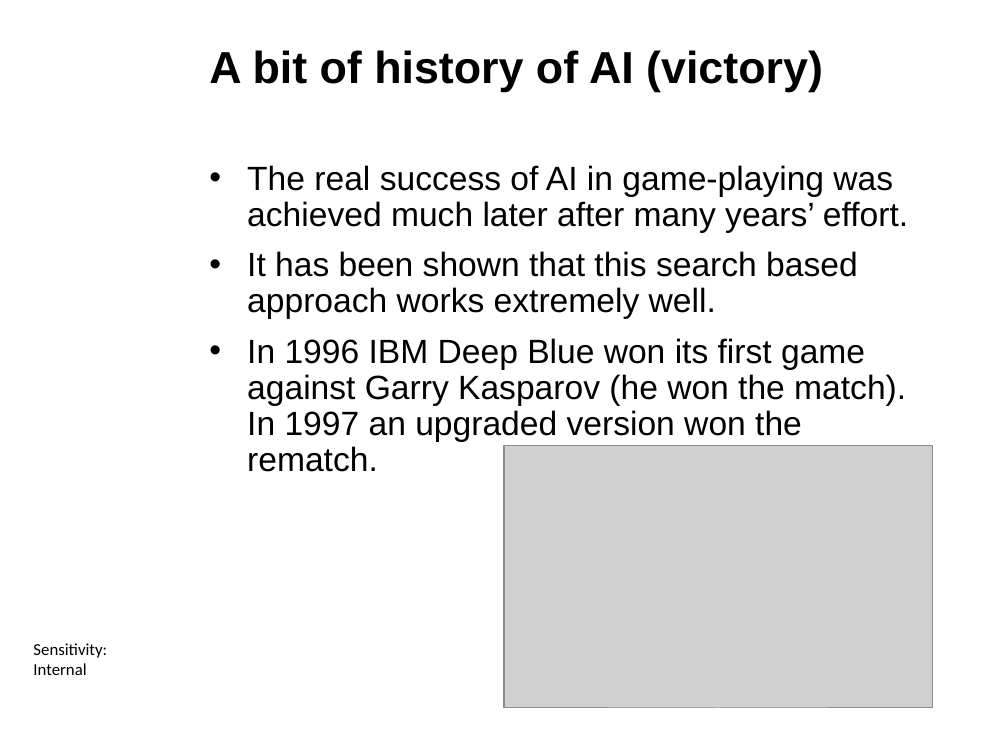
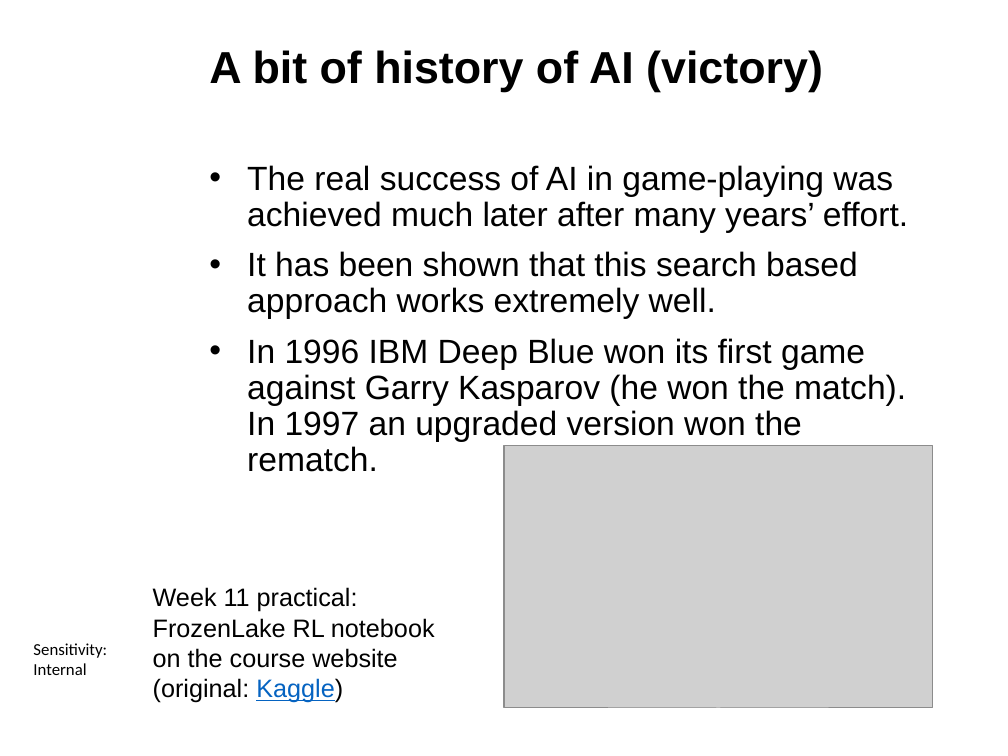
Before and after one commit to ctsallis/frontiers_in_ai_and_data_science, a slide deck: slide 22 of content/Lectures/Semester 1/Week 1/1 Lecture/1.1 Introduction to Frontiers in AI and Data Science (Lecture).pptx. Drawn at 1008x756 pixels with LibreOffice and Linux fonts; fonts in the diff are those of the drawing; grey boxes stand for pictures; background and template pictures are left out. Boxes give left, top, right and bottom in pixels: in the first picture for what was removed or moved away, otherwise in the second. Text is boxed around its words. In the diff, an @@ line names an element or a change of style, - is before the commit and + after.

```diff
--- a/content/Lectures/Semester 1/Week 1/1 Lecture/1.1 Introduction to Frontiers in AI and Data Science (Lecture).pptx
+++ b/content/Lectures/Semester 1/Week 1/1 Lecture/1.1 Introduction to Frontiers in AI and Data Science (Lecture).pptx
@@ text added at (x1=153, y1=587, x2=435, y2=703), 18 pt, text #000000 @@
+Week 11 practical: FrozenLake RL notebook on the course website (original: Kaggle)
```
Also in this commit, not shown: 11 other slides changed, 2 other files.
